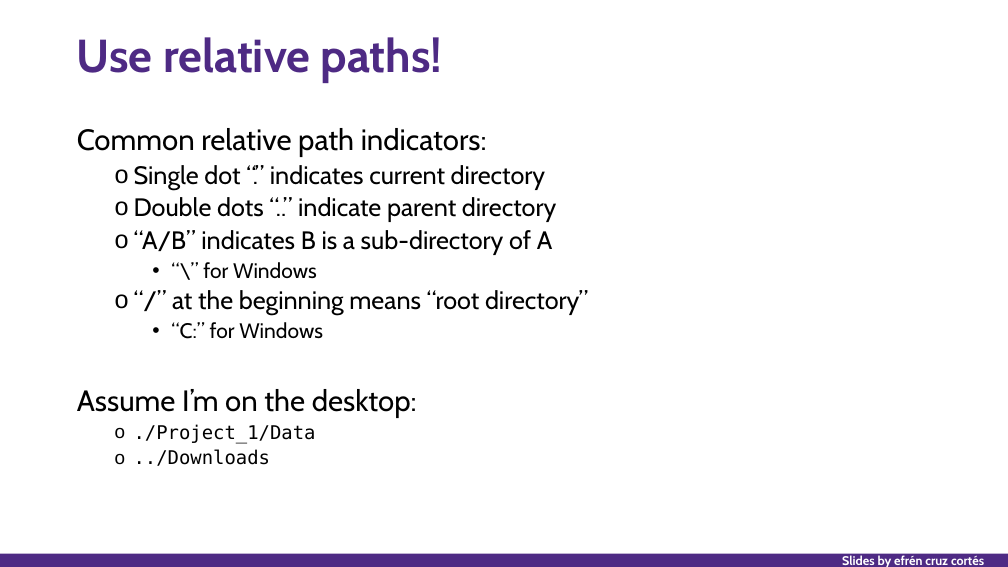
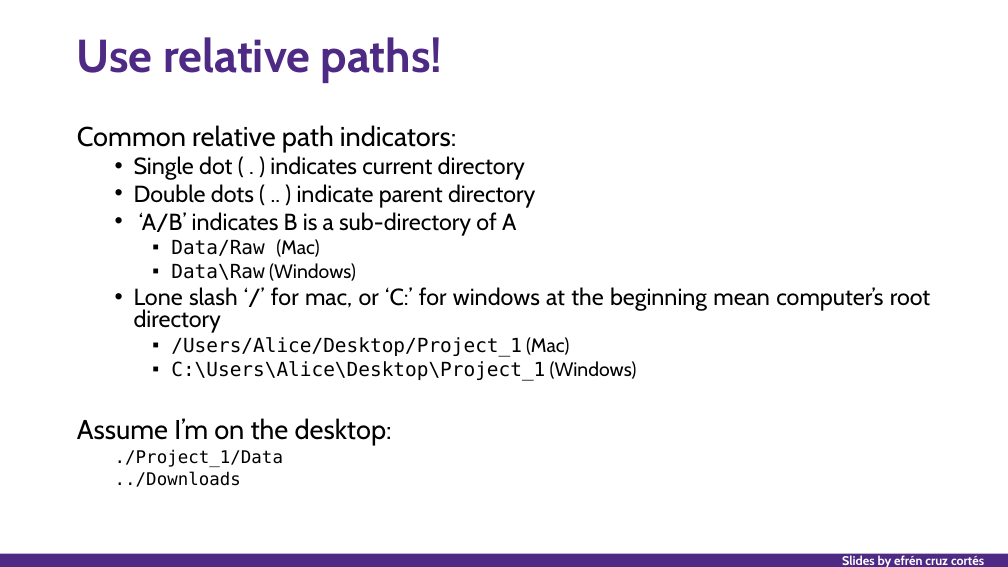
Before and after one commit to nuitrcs/researchers_guide_to_code_organization, a slide deck: slide 37 of researchers_guide_to_code_organization_day_1.pptx (slide 35 before the commit). Drawn at 1008x567 pixels with LibreOffice and Linux fonts; fonts in the diff are those of the drawing. Boxes give left, top, right and bottom in pixels: in the first picture for what was removed or moved away, otherwise in the second. Text is boxed around its words. In the diff, an @@ line names an element or a change of style, - is before the commit and + after.

```diff
--- a/researchers_guide_to_code_organization_day_1.pptx
+++ b/researchers_guide_to_code_organization_day_1.pptx
@@ text at box(77, 125, 457, 487): size 28 to 25.9 pt in "Common relative path indicators:", "Assume I’m on the desktop:"; size 18 to 16.6 pt in "./Project_1/Data", "../Downloads"; line spacing 0.9 to 0.8; bullet o to none @@
@@ text at box(134, 156, 931, 381): text changed; size 24 to 22.2 pt @@
-  o Single dot “.” indicates current directory
-  o Double dots “..” indicate parent directory
-  o “A/B” indicates B is a sub-directory of A
-    • “\” for Windows
-  o “/” at the beginning means “root directory”
-    • “C:” for Windows
+  • Single dot ( . ) indicates current directory
+  • Double dots ( .. ) indicate parent directory
+  • ‘A/B’ indicates B is a sub-directory of A
+    ▪ Data/Raw (Mac)
+    ▪ Data\Raw (Windows)
+  • Lone slash ‘/’ for mac, or ‘C:’ for windows at the beginning mean computer’s root directory
+    ▪ /Users/Alice/Desktop/Project_1 (Mac)
+    ▪ C:\Users\Alice\Desktop\Project_1 (Windows)
```
Also in this commit, not shown: 5 other slides changed, 2 slides added, 24 other files.
